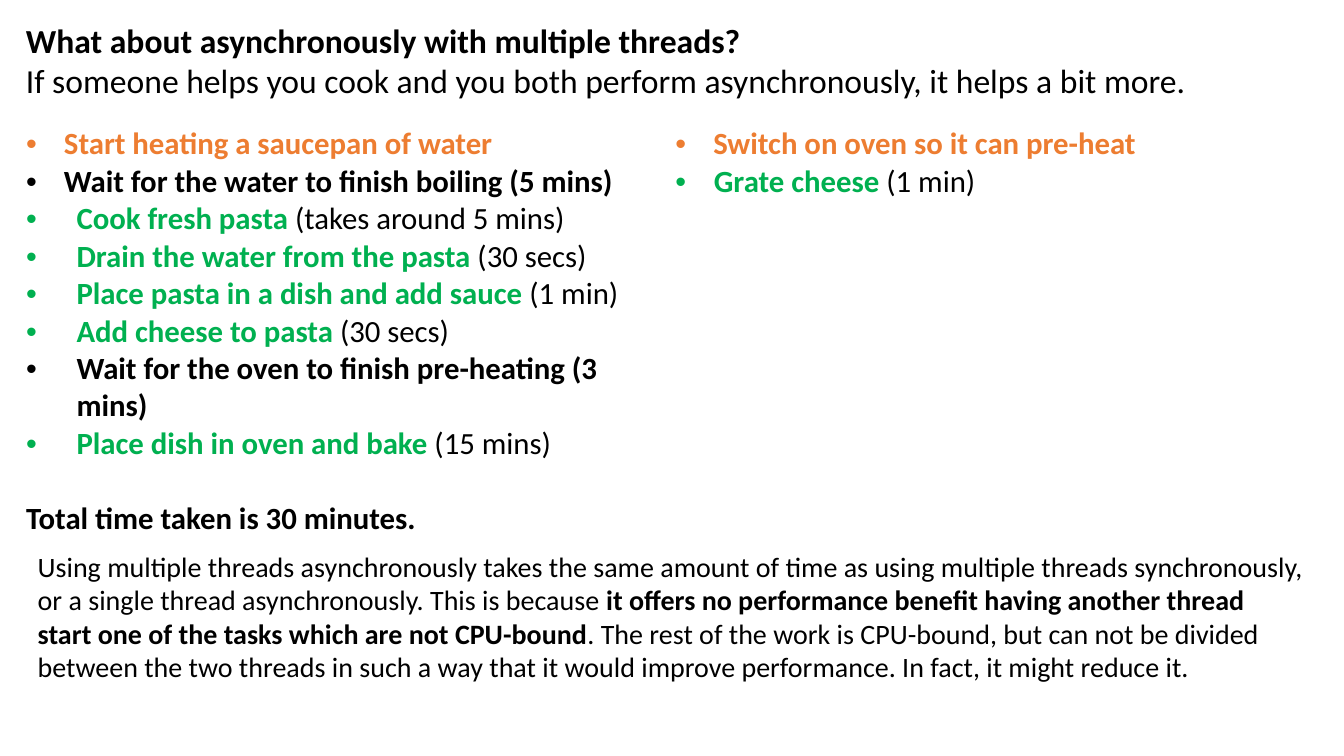
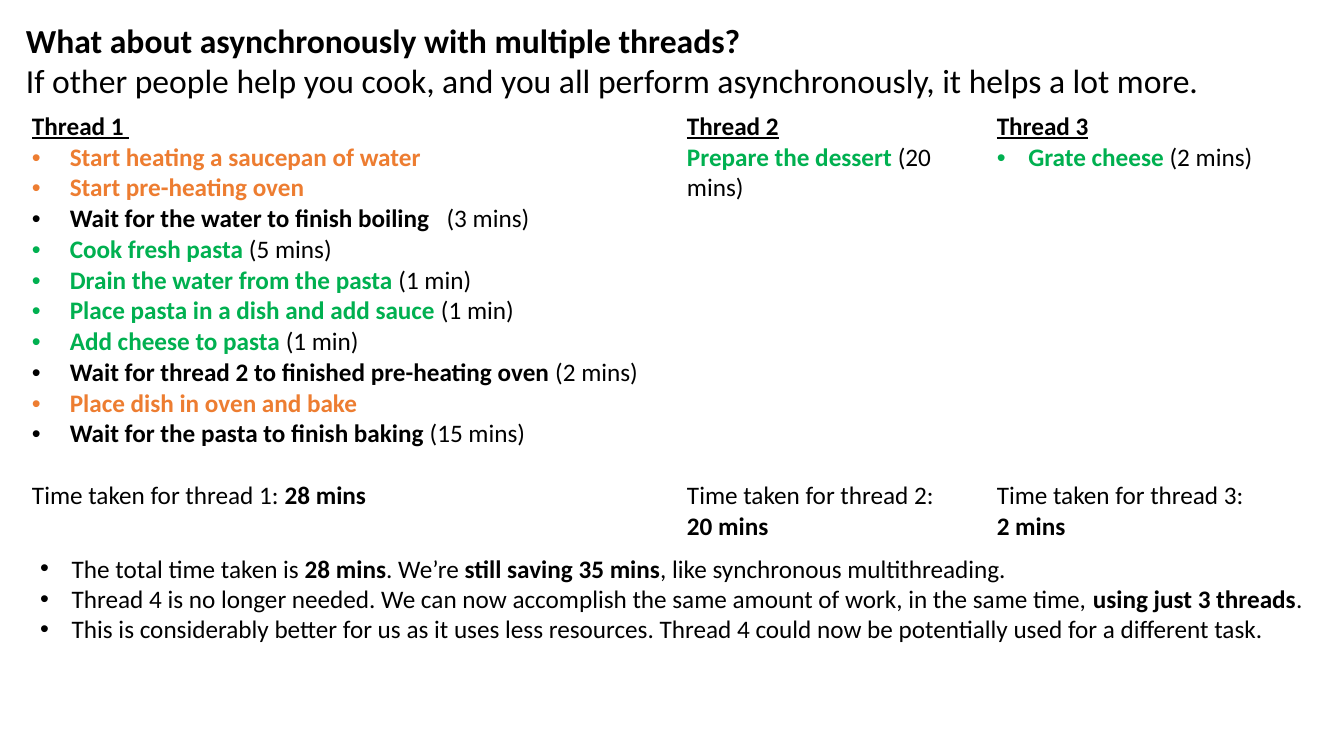
Before and after one commit to JoshKain/AsyncAwaitQuiz, a slide deck: slide 15 of Async and await presentation.pptx. Drawn at 1344x756 pixels with LibreOffice and Linux fonts; fonts in the diff are those of the drawing. Boxes give left, top, right and bottom in pixels: in the first picture for what was removed or moved away, otherwise in the second. Text is boxed around its words. In the diff, an @@ line names an element or a change of style, - is before the commit and + after.

```diff
--- a/Async and await presentation.pptx
+++ b/Async and await presentation.pptx
@@ text at (26,69,1198,99): text changed @@
-If someone helps you cook and you both perform asynchronously, it helps a bit more.
+If other people help you cook, and you all perform asynchronously, it helps a lot more.
@@ table at (22,106,1287,539) @@
-column 1: Start heating a saucepan of water / Wait for the water to finish boiling (5 mins) / Cook fresh pasta (takes around 5 mins) / Drain the water from the pasta (30 secs) / Place pasta in a dish and add sauce (1 min) / Add cheese to pasta (30 secs) / Wait for the oven to finish pre-heating (3 mins) / Place dish in oven and bake (15 mins) / Total time taken is 30 minutes.
-column 2: Switch on oven so it can pre-heat / Grate cheese (1 min)
+column 1: Thread 1 / Start heating a saucepan of water / Start pre-heating oven / Wait for the water to finish boiling (3 mins) / Cook fresh pasta (5 mins) / Drain the water from the pasta (1 min) / Place pasta in a dish and add sauce (1 min) / Add cheese to pasta (1 min) / Wait for thread 2 to finished pre-heating oven (2 mins) / Place dish in oven and bake / Wait for the pasta to finish baking (15 mins) / Time taken for thread 1: 28 mins
+column 2: Thread 2 / Prepare the dessert (20 mins) / Time taken for thread 2: 20 mins
+column 3: Thread 3 / Grate cheese (2 mins) / Time taken for thread 3: / 2 mins
@@ table: place and size @@
-table at (16,120,1315,574)
+table at (22,106,1287,539)
@@ text at (72,560,1302,642): text changed; size 20 to 18 pt @@
-Using multiple threads asynchronously takes the same amount of time as using multiple threads synchronously, or a single thread asynchronously. This is because it offers no performance benefit having another thread start one of the tasks which are not CPU-bound. The rest of the work is CPU-bound, but can not be divided between the two threads in such a way that it would improve performance. In fact, it might reduce it.
+• The total time taken is 28 mins. We’re still saving 35 mins, like synchronous multithreading.
+• Thread 4 is no longer needed. We can now accomplish the same amount of work, in the same time, using just 3 threads.
+• This is considerably better for us as it uses less resources. Thread 4 could now be potentially used for a different task.
```
Also in this commit, not shown: 7 other slides changed.
